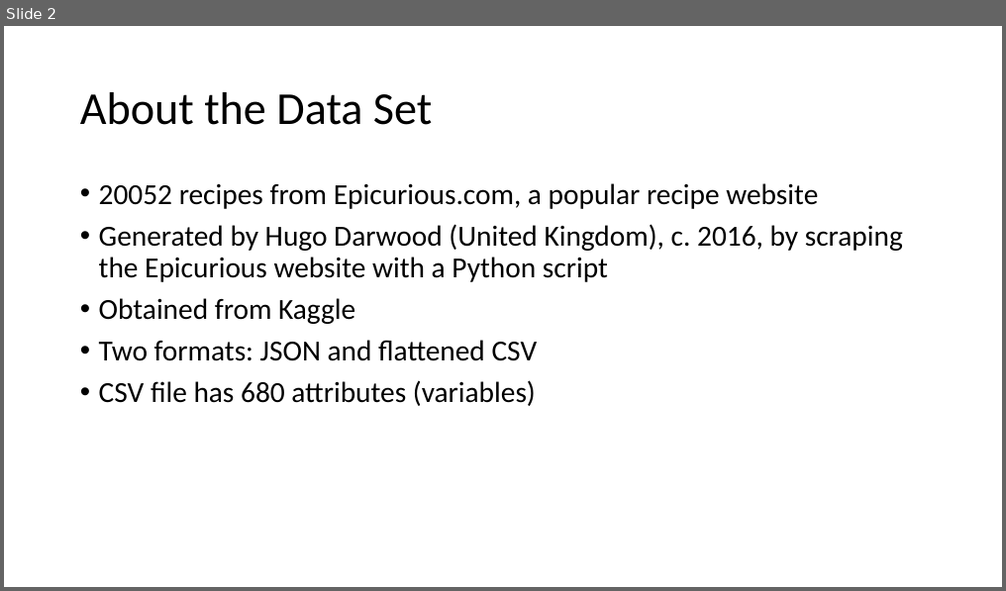
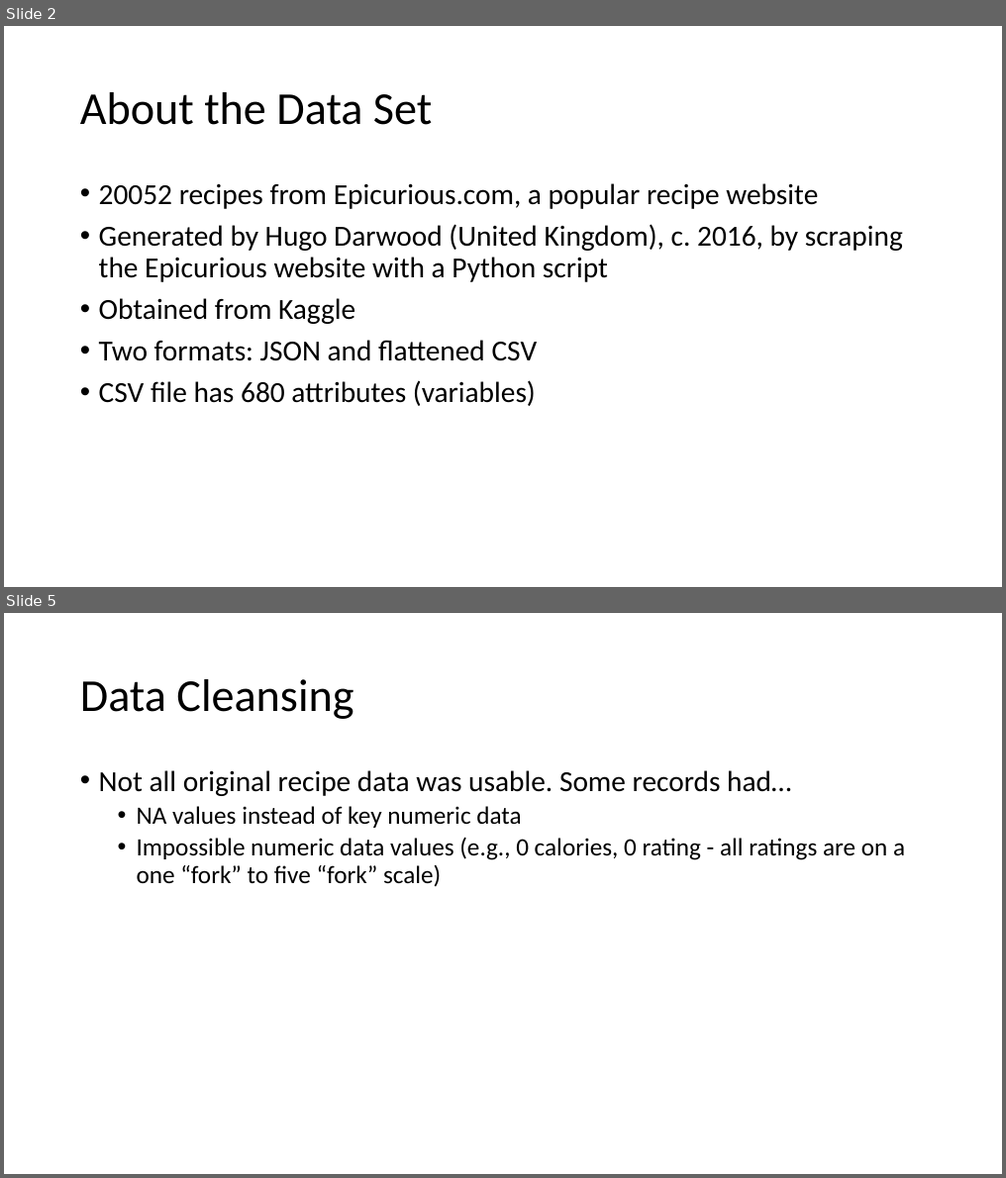
Before and after one commit to larmstrong/epicurious-analysis, a slide deck: FinalPresentation.pptx. Shown one above the other, each under a label of ours: slide 2 before the commit, slides 2 and 5 after it; the slides between them are not shown. The pictures are 1006x591 and 1006x1178 pixels, drawn with LibreOffice and Linux fonts; fonts in the diff are those of the drawing. Boxes give left, top, right and bottom in pixels: in the first picture for what was removed or moved away, otherwise in the second. Text is boxed around its words. In the diff, an @@ line names an element or a change of style, - is before the commit and + after.

Commit message:
Generated report of data elimination via ggplot. Updated final report.

```diff
--- a/FinalPresentation.pptx
+++ b/FinalPresentation.pptx
@@ slide 5 added at [4, 613, 1002, 1174], background #FFFFFF @@
@@ title added at [80, 679, 353, 719], 44 pt, text #000000 @@
+Data Cleansing
@@ text added at [99, 770, 905, 887], 24 pt, text #000000 @@
+• Not all original recipe data was usable. Some records had…
+  • NA values instead of key numeric data
+  • Impossible numeric data values (e.g., 0 calories, 0 rating - all ratings are on a one “fork” to five “fork” scale)
```
Also in this commit, not shown: 1 slide changed, 1 other slide added, 2 other files.
